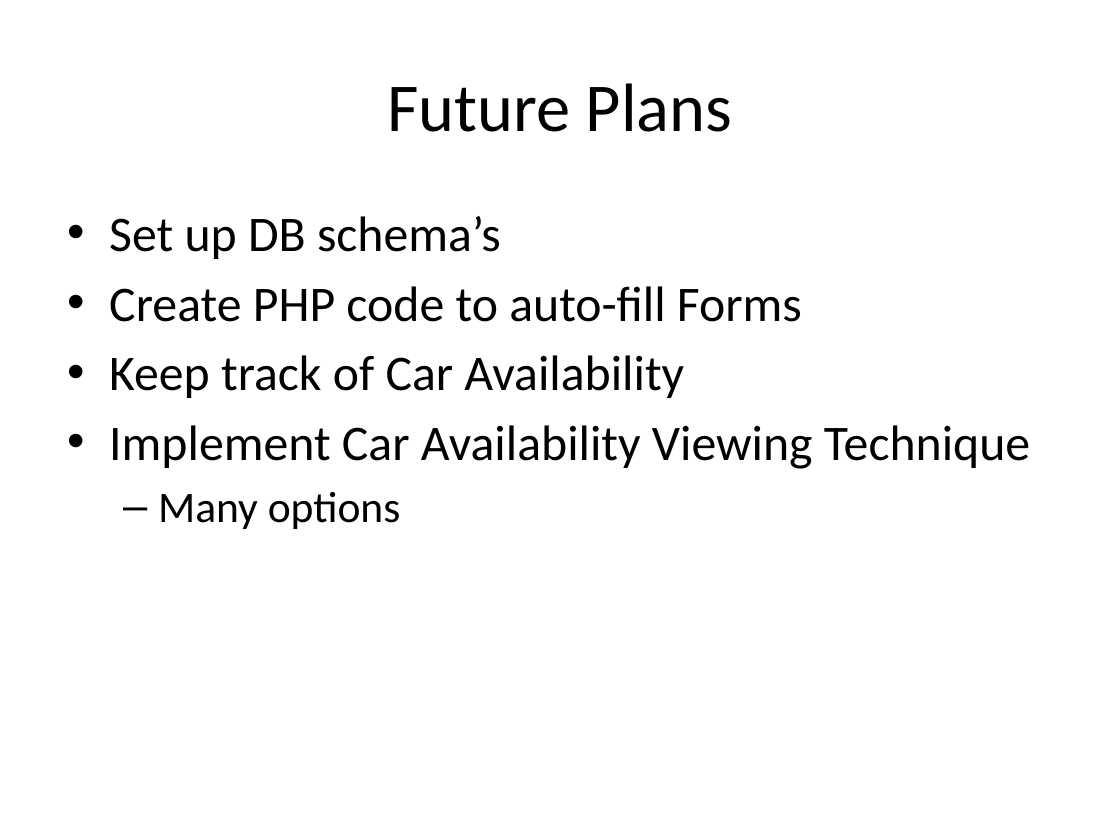
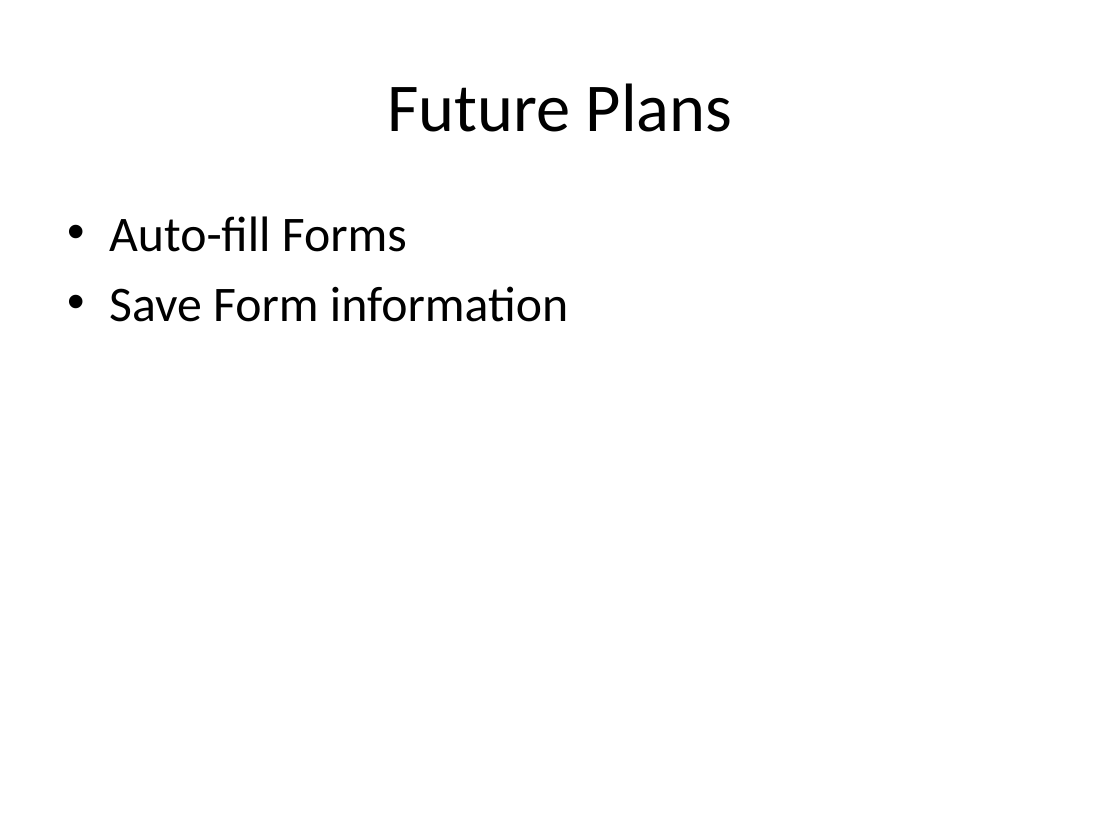
Before and after one commit to telepresencebot2/Transportation-For-Visually-Impaired, a slide deck: slide 13 of Cycle1DOC/CycleOnePresentation.pptx. Drawn at 1120x840 pixels with LibreOffice and Linux fonts; fonts in the diff are those of the drawing; background and template pictures are left out. Boxes give left, top, right and bottom in pixels: in the first picture for what was removed or moved away, otherwise in the second. Text is boxed around its words. In the diff, an @@ line names an element or a change of style, - is before the commit and + after.

```diff
--- a/Cycle1DOC/CycleOnePresentation.pptx
+++ b/Cycle1DOC/CycleOnePresentation.pptx
@@ text at [109, 216, 568, 322]: text changed @@
-• Set up DB schema’s
-• Create PHP code to auto-fill Forms
-• Keep track of Car Availability
-• Implement Car Availability Viewing Technique
-  – Many options
+• Auto-fill Forms
+• Save Form information
```
Also in this commit, not shown: 6 other slides changed, 3 other files.
